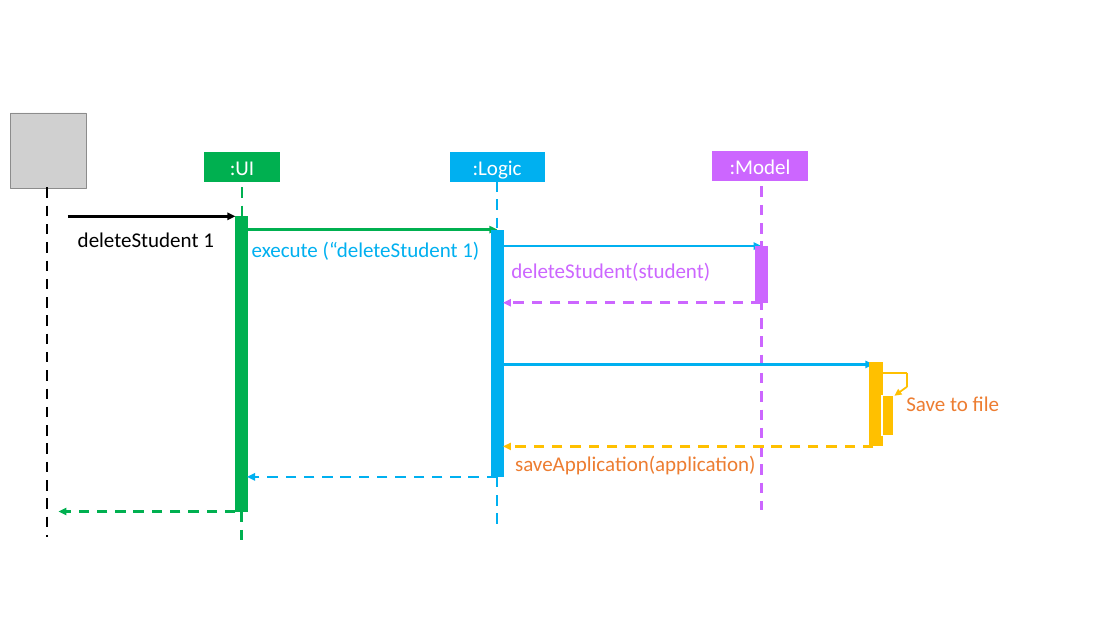
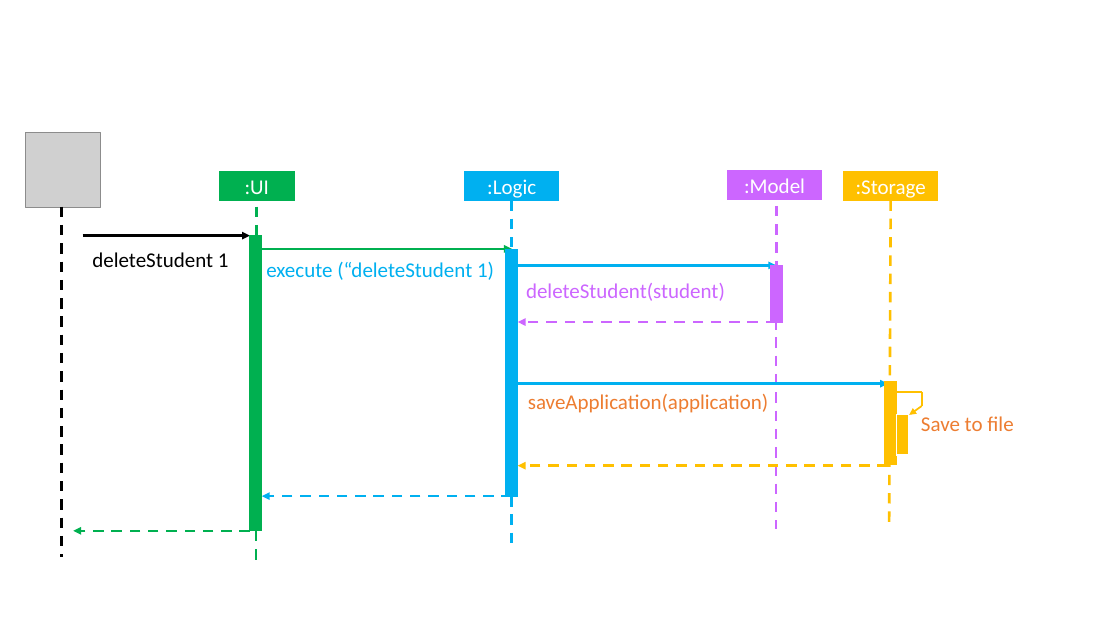
Before and after one commit to lumos309/main, a slide deck: slide 1 of docs/diagrams/ArchitectureSequenceDiagram.pptx. Drawn at 1120x630 pixels with LibreOffice and Linux fonts; fonts in the diff are those of the drawing; grey boxes stand for pictures. Boxes give left, top, right and bottom in pixels: in the first picture for what was removed or moved away, otherwise in the second. Text is boxed around its words. In the diff, an @@ line names an element or a change of style, - is before the commit and + after.

```diff
--- a/docs/diagrams/ArchitectureSequenceDiagram.pptx
+++ b/docs/diagrams/ArchitectureSequenceDiagram.pptx
@@ rectangle added at (x1=844, y1=171, x2=938, y2=200), fill #FFC000, outline #FFC000 1 pt, 18 pt, text #FFFFFF @@
+:Storage
@@ 9 lines, 9 arrows, 8 rectangles, 4 texts, 1 picture moved together from (x1=11, y1=113, x2=999, y2=540) to (x1=25, y1=132, x2=1013, y2=560) @@
@@ line added from (891, 201) to (890, 529), #FFC000 2.25 pt dashed @@
@@ text "saveApplication(application)" moved from (x1=515, y1=456, x2=756, y2=475) to (x1=528, y1=394, x2=769, y2=413) @@
```
Also in this commit, not shown: 1 other file.
